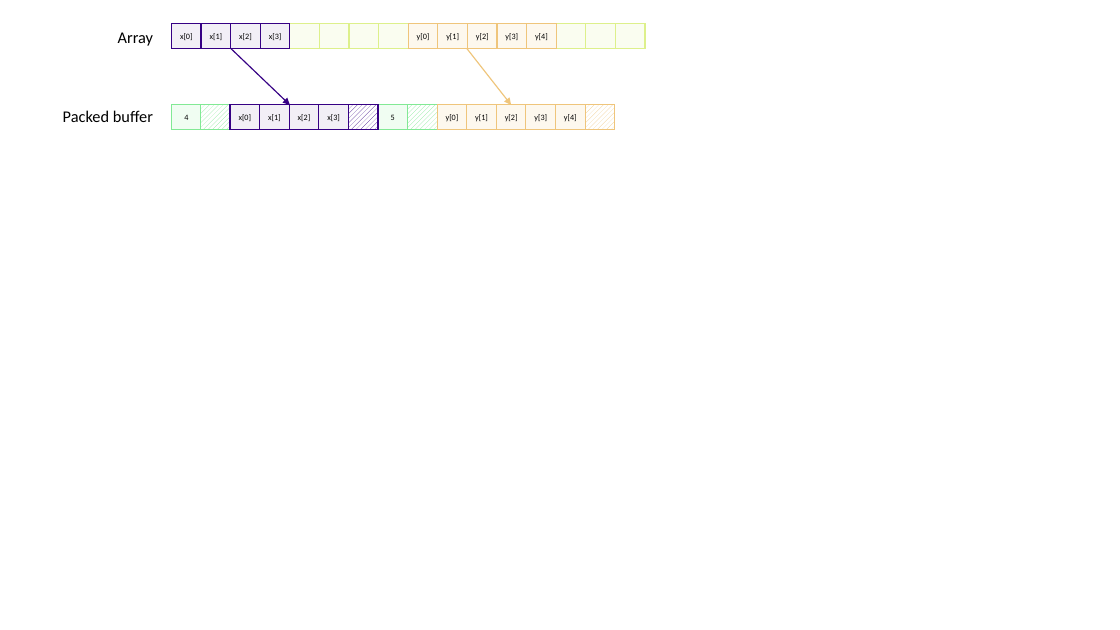
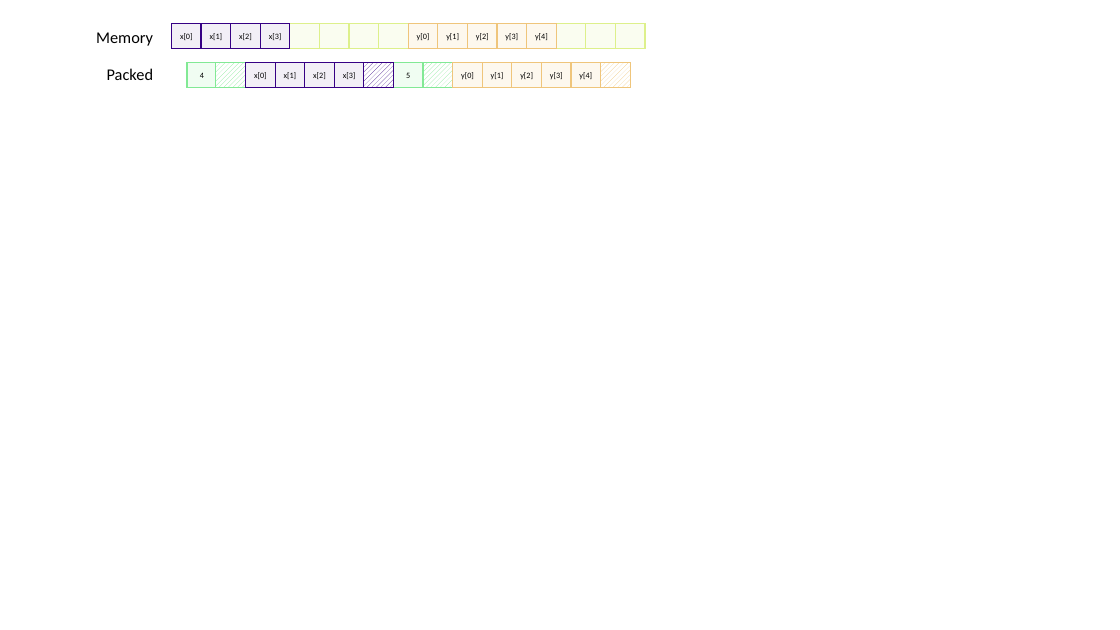
Before and after one commit to Southampton-RSG-Training/dirac-intro-to-mpi, a slide deck: slide 4 of files/communication_diagram.pptx. Drawn at 1120x630 pixels with LibreOffice and Linux fonts; fonts in the diff are those of the drawing. Boxes give left, top, right and bottom in pixels: in the first picture for what was removed or moved away, otherwise in the second. Text is boxed around its words. In the diff, an @@ line names an element or a change of style, - is before the commit and + after.

```diff
--- a/files/communication_diagram.pptx
+++ b/files/communication_diagram.pptx
@@ text at (96, 32, 153, 46): text changed @@
-Array
+Memory
@@ arrow removed from (231, 49) to (290, 105) @@
@@ arrow removed from (467, 49) to (511, 105) @@
@@ text at (107, 68, 153, 80): text changed @@
-Packed buffer
+Packed
@@ 15 rectangles: place and size @@
-15 rectangles at (171, 105, 615, 130)
+15 rectangles at (187, 63, 630, 88)
```
Also in this commit, not shown: 6 other files.
